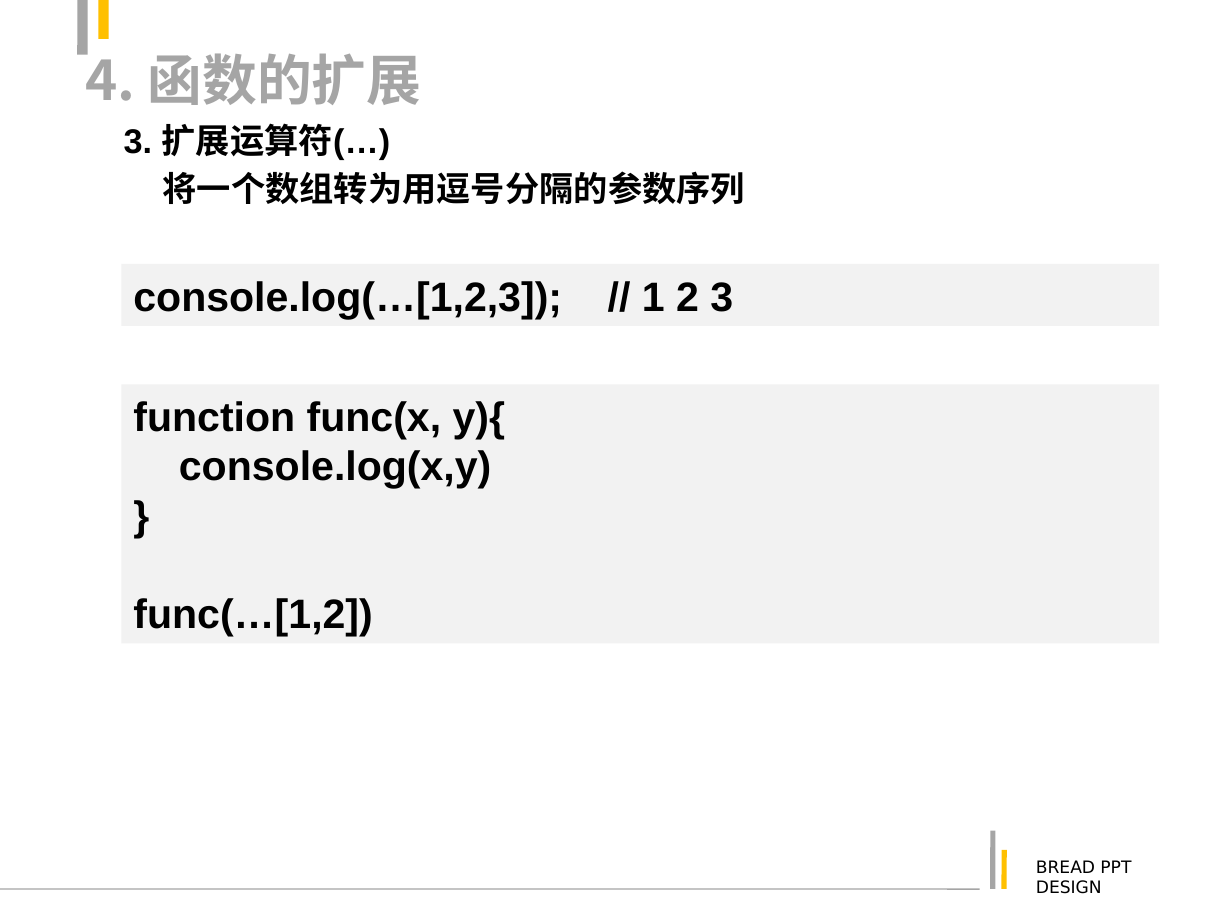
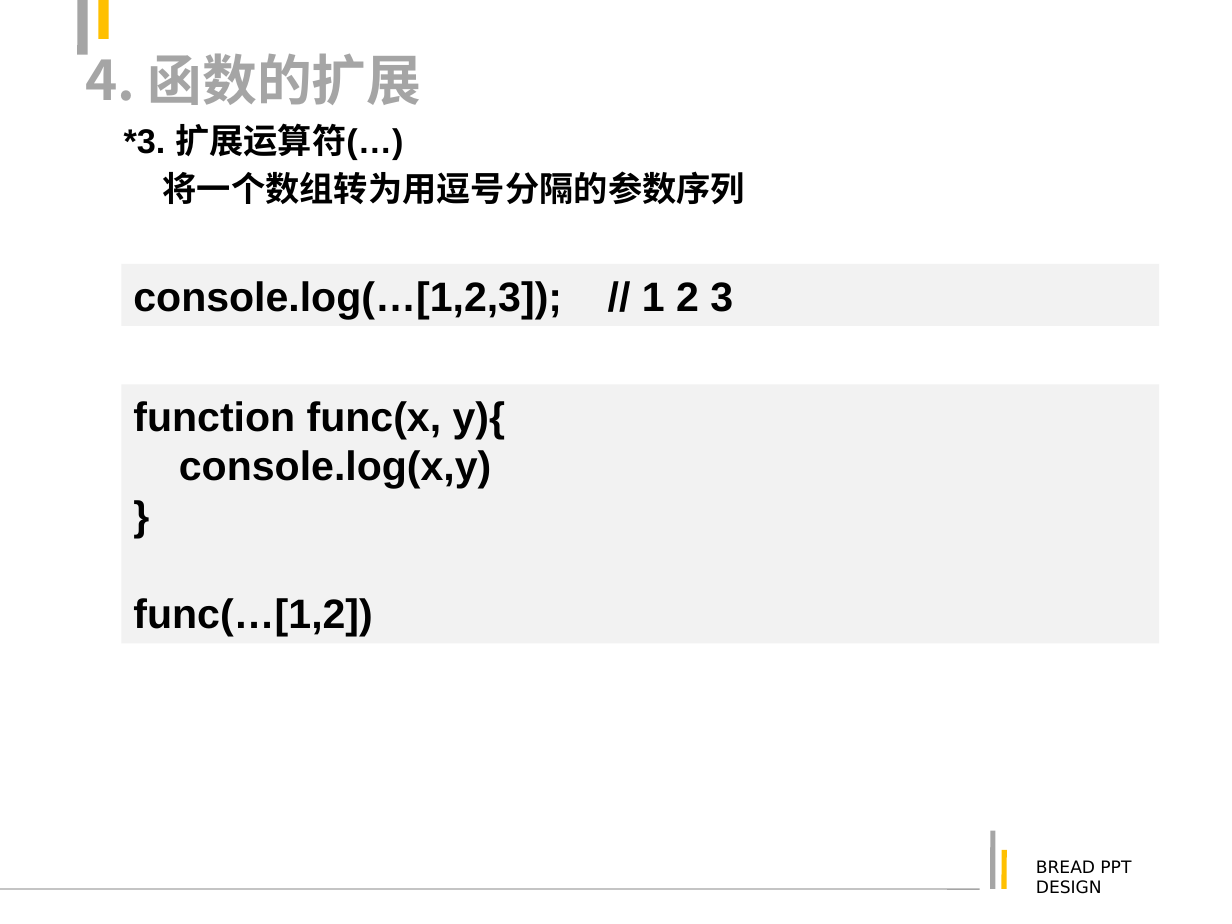
Before and after one commit to justforuse/psae-es6, a slide deck: slide 24 of es6.ppt. Drawn at 1232x924 pixels with LibreOffice and Linux fonts; fonts in the diff are those of the drawing. Boxes give left, top, right and bottom in pixels: in the first picture for what was removed or moved away, otherwise in the second. Text is boxed around its words. In the diff, an @@ line names an element or a change of style, - is before the commit and + after.

```diff
--- a/es6.ppt
+++ b/es6.ppt
@@ text at (124, 123, 404, 160): text changed @@
-3. 扩展运算符(…)
+*3. 扩展运算符(…)
```
Also in this commit, not shown: 2 other slides changed, 14 slides added, 5 other files.
